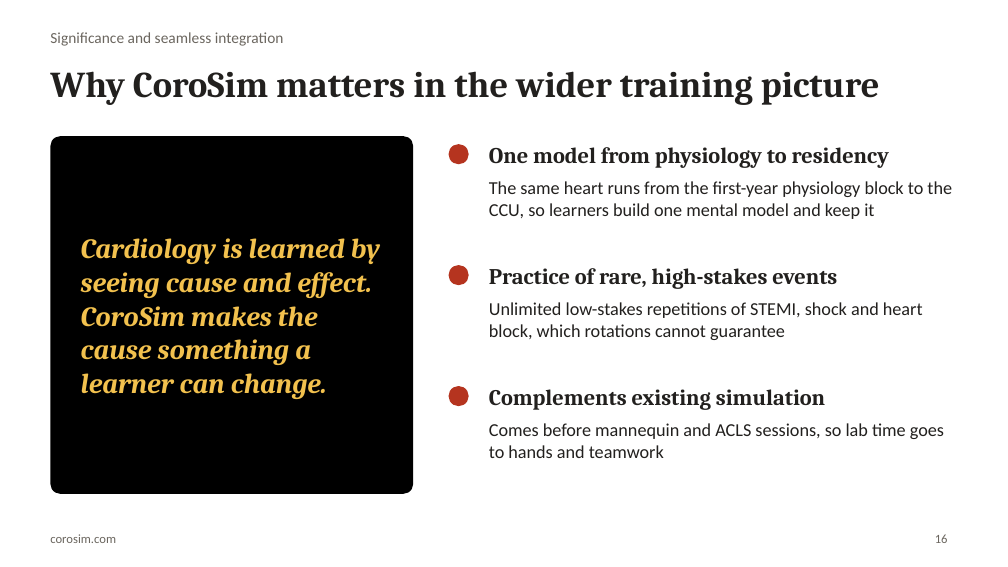
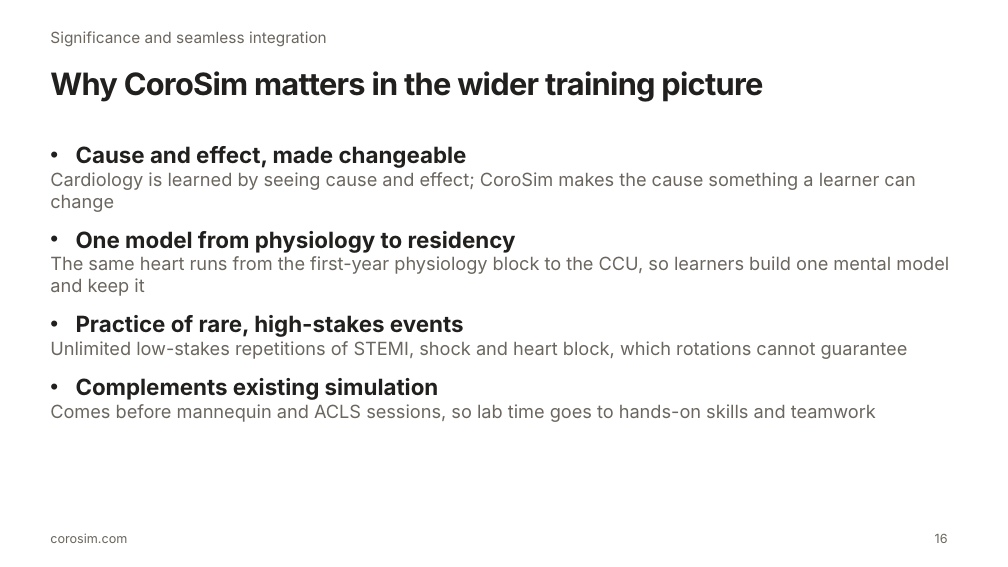
Before and after one commit to sirpravnp/corosim, a slide deck: slide 16 of docs/acc-sim-competition/CoroSim_ACC_Cardio_Sim_Creator.pptx. Drawn at 1008x567 pixels with LibreOffice and Linux fonts; fonts in the diff are those of the drawing. Boxes give left, top, right and bottom in pixels: in the first picture for what was removed or moved away, otherwise in the second. Text is boxed around its words. In the diff, an @@ line names an element or a change of style, - is before the commit and + after.

```diff
--- a/docs/acc-sim-competition/CoroSim_ACC_Cardio_Sim_Creator.pptx
+++ b/docs/acc-sim-competition/CoroSim_ACC_Cardio_Sim_Creator.pptx
@@ title "Why CoroSim matters in the ..." at [50,71,763,102]: size 26 to 22 pt, font Cambria to Inter, letter spacing 0 to -0.5 pt @@
@@ rounded rectangle removed at [50,136,413,494] @@
@@ text added at [50,146,949,422], 13 pt, text #6B665F @@
+• Cause and effect, made changeable
+Cardiology is learned by seeing cause and effect; CoroSim makes the cause something a learner can change
+• One model from physiology to residency
+The same heart runs from the first-year physiology block to the CCU, so learners build one mental model and keep it
+• Practice of rare, high-stakes events
+Unlimited low-stakes repetitions of STEMI, shock and heart block, which rotations cannot guarantee
+• Complements existing simulation
+Comes before mannequin and ACLS sessions, so lab time goes to hands-on skills and teamwork
@@ ellipse removed at [449,144,469,164] @@
@@ text removed at [489,147,889,168] @@
-One model from physiology to residency
@@ text removed at [489,181,952,219] @@
-The same heart runs from the first-year physiology block to the CCU, so learners build one mental model and keep it
@@ text removed at [81,238,380,399] @@
-Cardiology is learned by seeing cause and effect. CoroSim makes the cause something a learner can change.
@@ ellipse removed at [449,265,469,285] @@
@@ text removed at [489,268,837,289] @@
-Practice of rare, high-stakes events
@@ text removed at [489,302,923,340] @@
-Unlimited low-stakes repetitions of STEMI, shock and heart block, which rotations cannot guarantee
@@ ellipse removed at [449,386,469,406] @@
@@ text removed at [489,389,825,410] @@
-Complements existing simulation
@@ text removed at [489,423,944,458] @@
-Comes before mannequin and ACLS sessions, so lab time goes to hands and teamwork
@@ font Calibri to Inter in 3 elements at [50,31,327,47], [935,534,948,543], [50,533,127,543] @@
```
Also in this commit, not shown: 18 other slides changed, 1 other file.
